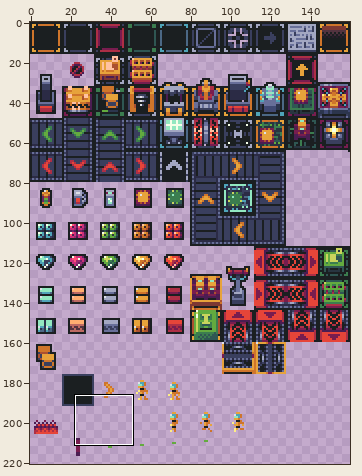
Sprite sheet, stored at Shared/export/s4m_ur4i_factory-o-pixelart_tileset.png. The picture above shows the old version from afar; the outline marks the close-up.
Close-up. As it was:
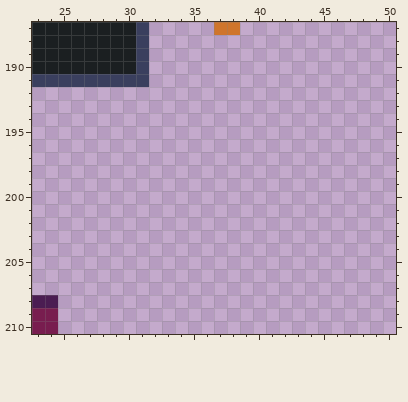
The file is 160x224 pixels. Shown: x 23..50, y 187..210. The wide view leaves out empty margins.
The same view after the edit:
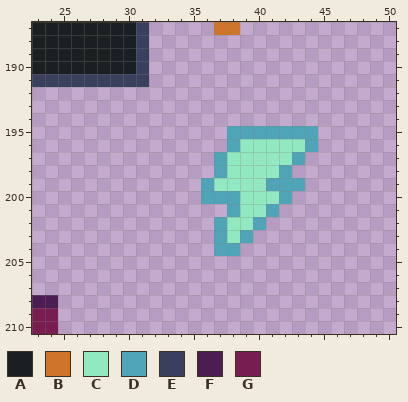
Palette (. is transparent): A #1b1f21  B #cf752b  C #92e8c0  D #4fa4b8  E #3a3f5e  F #4b1d52  G #781d4f
Difference:
The edit adds colour C in row 196 at x 39 to 43; in row 197 at x 38 to 42; in row 198 at x 38 to 41; in row 199 at x 37 to 40; in row 200 at x 39 to 41; in row 201 at x 39 to 40.
The edit adds colour C in row 202 at x 38 to 39; in row 203 at x 38.
The edit adds colour D in row 195 at x 38 to 44; in row 196 at x 38 and 44; in row 197 at x 37 and 43; in row 198 at x 37 and 42; in row 199 at x 36 and 41 to 43; in row 200 at x 36 to 38 and 42.
The edit adds colour D in row 201 at x 38 and 41; in row 202 at x 37 and 40; in row 203 at x 37 and 39; in row 204 at x 37 to 38.
Changed places in both close-ups, as pixel boxes (x1, y1, x2, y2):
added: (201, 126, 318, 256)
